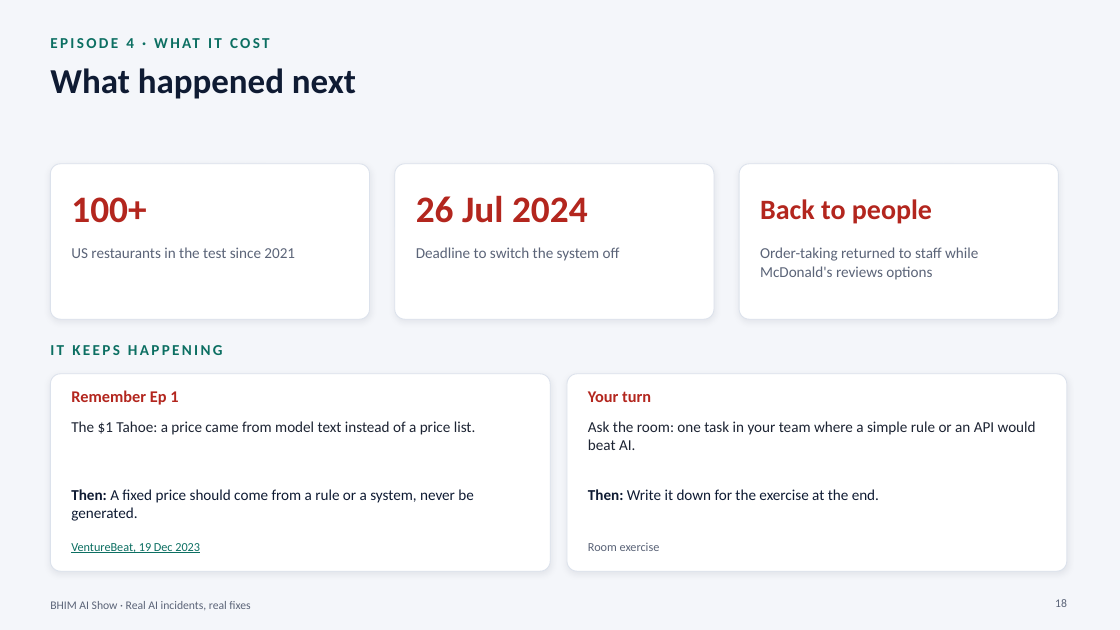
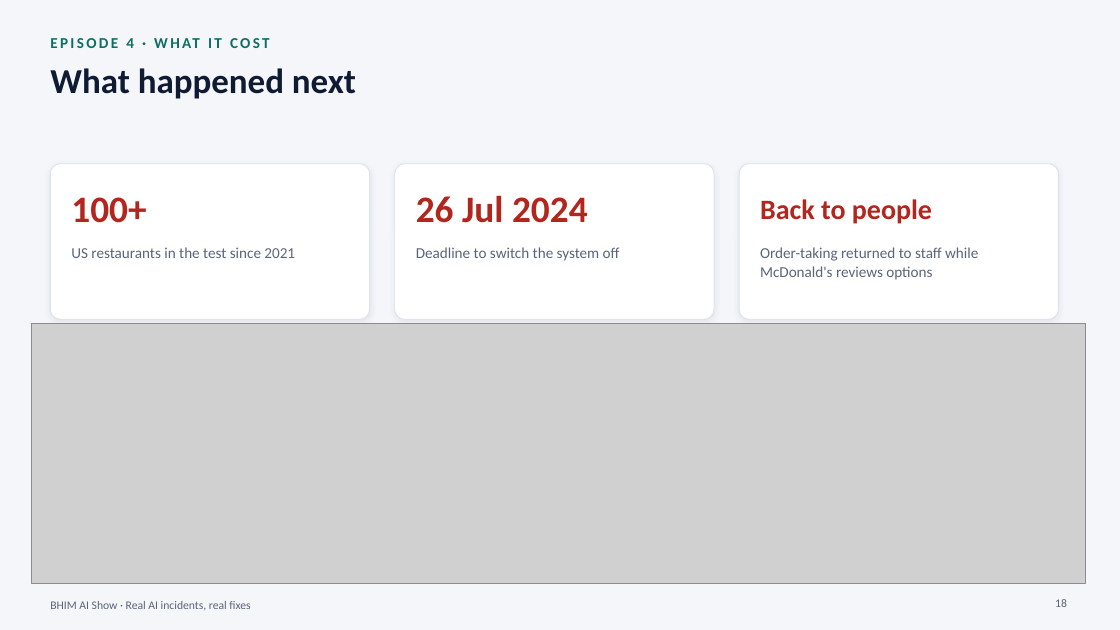
Before and after one commit to soumik948/AI_Training, a slide deck: slide 18 of BHIM_Training_Kit/BHIM_AI_Training.pptx. Drawn at 1120x630 pixels with LibreOffice and Linux fonts; fonts in the diff are those of the drawing; grey boxes stand for pictures. Boxes give left, top, right and bottom in pixels: in the first picture for what was removed or moved away, otherwise in the second. Text is boxed around its words. In the diff, an @@ line names an element or a change of style, - is before the commit and + after.

```diff
--- a/BHIM_Training_Kit/BHIM_AI_Training.pptx
+++ b/BHIM_Training_Kit/BHIM_AI_Training.pptx
@@ picture added at (31,323,1085,584) @@
@@ text removed at (50,345,223,355) @@
-IT KEEPS HAPPENING
@@ rounded rectangle removed at (50,374,550,571) @@
@@ rounded rectangle removed at (567,374,1067,571) @@
@@ text removed at (71,390,178,405) @@
-Remember Ep 1
@@ text removed at (588,391,651,402) @@
-Your turn
@@ text removed at (71,421,476,435) @@
-The $1 Tahoe: a price came from model text instead of a price list.
@@ text removed at (588,421,1036,450) @@
-Ask the room: one task in your team where a simple rule or an API would beat AI.
@@ text removed at (71,489,473,521) @@
-Then: A fixed price should come from a rule or a system, never be generated.
@@ text removed at (588,489,879,500) @@
-Then: Write it down for the exercise at the end.
@@ text removed at (71,543,200,553) @@
-VentureBeat, 19 Dec 2023
@@ text removed at (588,543,660,551) @@
-Room exercise
```
Also in this commit, not shown: 13 other slides changed.
